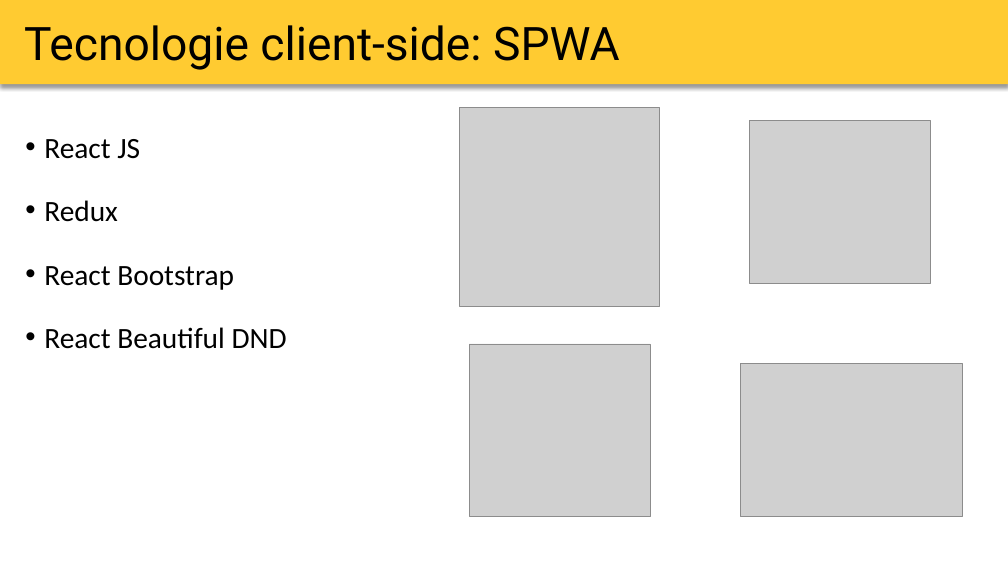
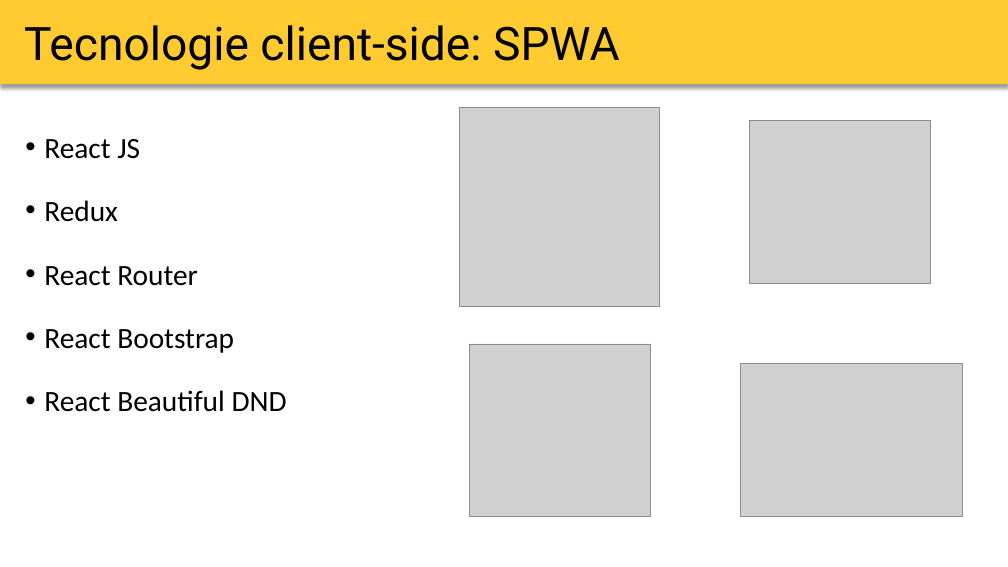
Before and after one commit to cristian-mercadante/HolPoint, a slide deck: slide 4 of presentazione/holpoint.pptx. Drawn at 1008x567 pixels with LibreOffice and Linux fonts; fonts in the diff are those of the drawing; grey boxes stand for pictures. Boxes give left, top, right and bottom in pixels: in the first picture for what was removed or moved away, otherwise in the second. Text is boxed around its words. In the diff, an @@ line names an element or a change of style, - is before the commit and + after.

```diff
--- a/presentazione/holpoint.pptx
+++ b/presentazione/holpoint.pptx
@@ text at bbox=[44, 266, 198, 286]: paragraph added @@
+• React Router
```
Also in this commit, not shown: 41 other files.
